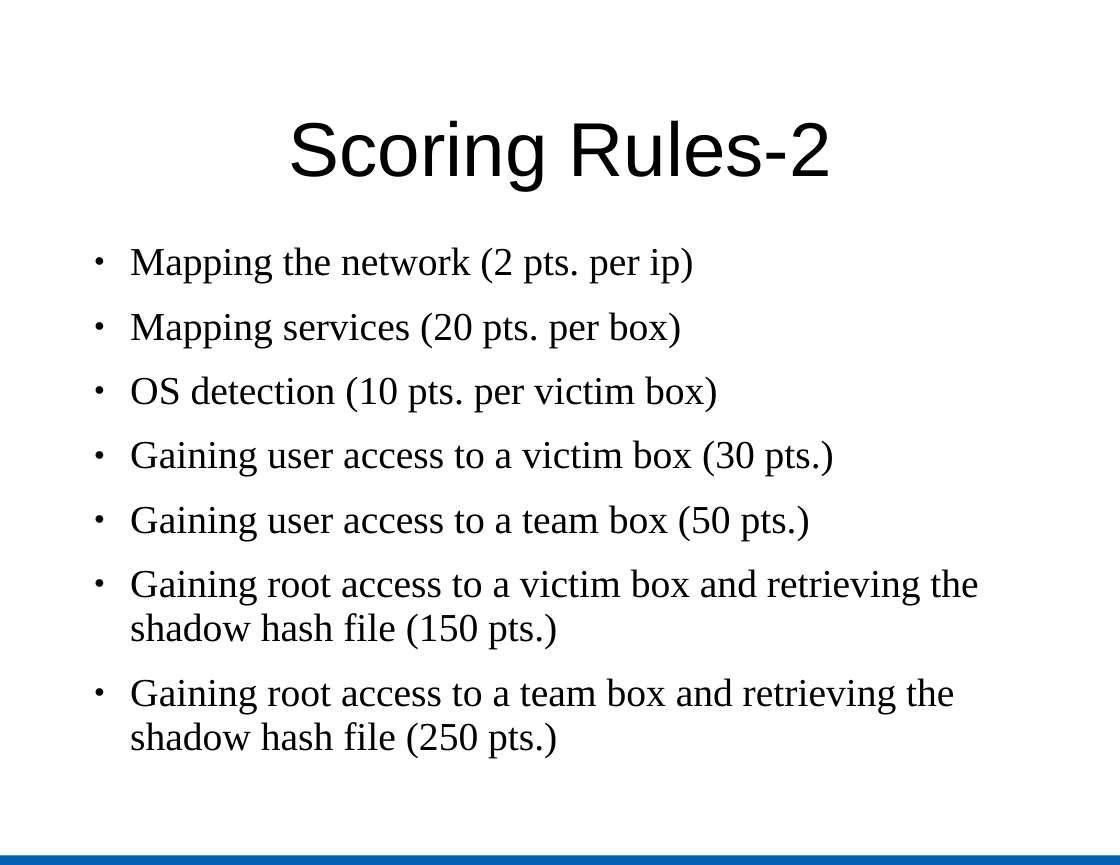
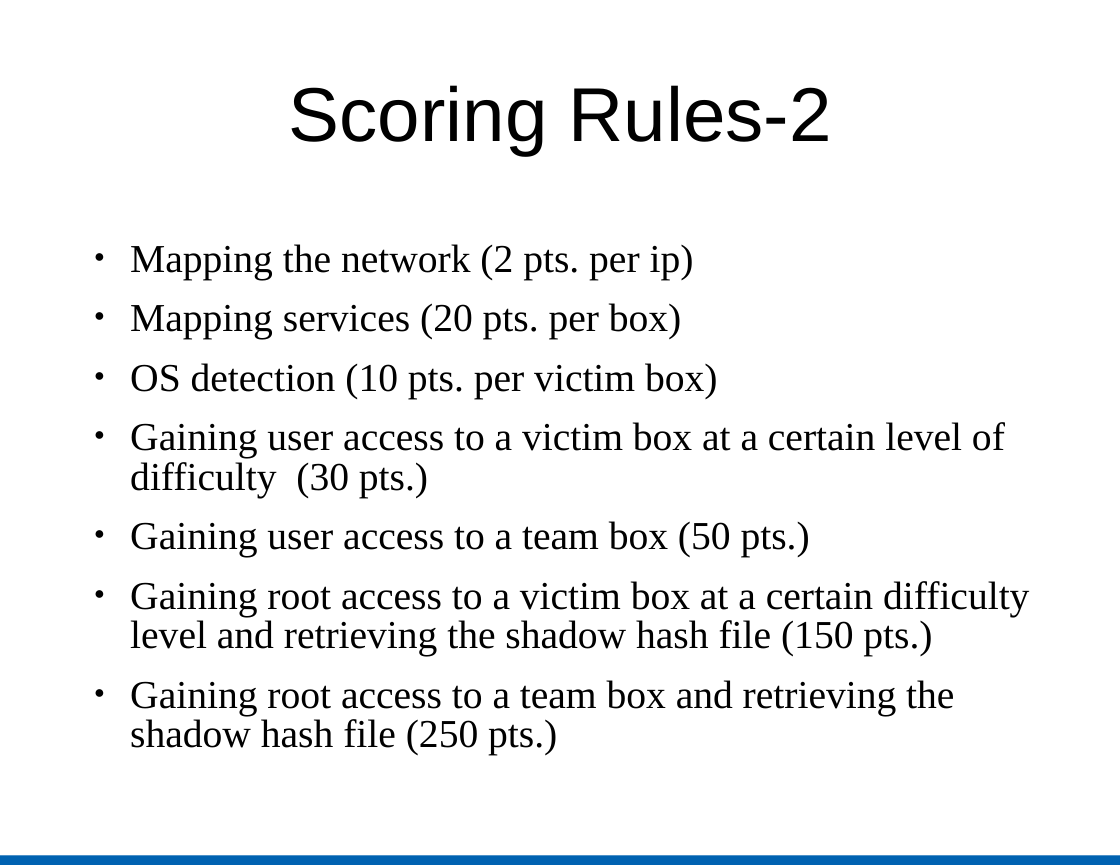
Before and after one commit to troynunnally/NetSecLab, a slide deck: slide 12 of assets/files/NetSecLab.ppt. Drawn at 1120x865 pixels with LibreOffice and Linux fonts; fonts in the diff are those of the drawing. Boxes give left, top, right and bottom in pixels: in the first picture for what was removed or moved away, otherwise in the second. Text is boxed around its words. In the diff, an @@ line names an element or a change of style, - is before the commit and + after.

Commit message:
fully updated. see extended for info
faq updated
rules updated
ppt updated
header.php added - use this for let nav changes
dates updated
report updated
registration page placeholder added

```diff
--- a/assets/files/NetSecLab.ppt
+++ b/assets/files/NetSecLab.ppt
@@ title "Scoring Rules-2": place and size @@
-title "Scoring Rules-2" at [289,120,832,190]
+title "Scoring Rules-2" at [289,85,832,156]
@@ text at [130,244,954,755]: line spacing 0.93 to 0.83 @@
@@ text at [130,422,1005,498]: text changed @@
-● Gaining user access to a victim box (30 pts.)
+● Gaining user access to a victim box at a certain level of difficulty (30 pts.)
@@ text at [130,581,1029,656]: text changed @@
-● Gaining root access to a victim box and retrieving the shadow hash file (150 pts.)
+● Gaining root access to a victim box at a certain difficulty level and retrieving the shadow hash file (150 pts.)
```
Also in this commit, not shown: 19 other slides changed, 2 slides added, 2 slides removed, 6 other files.
